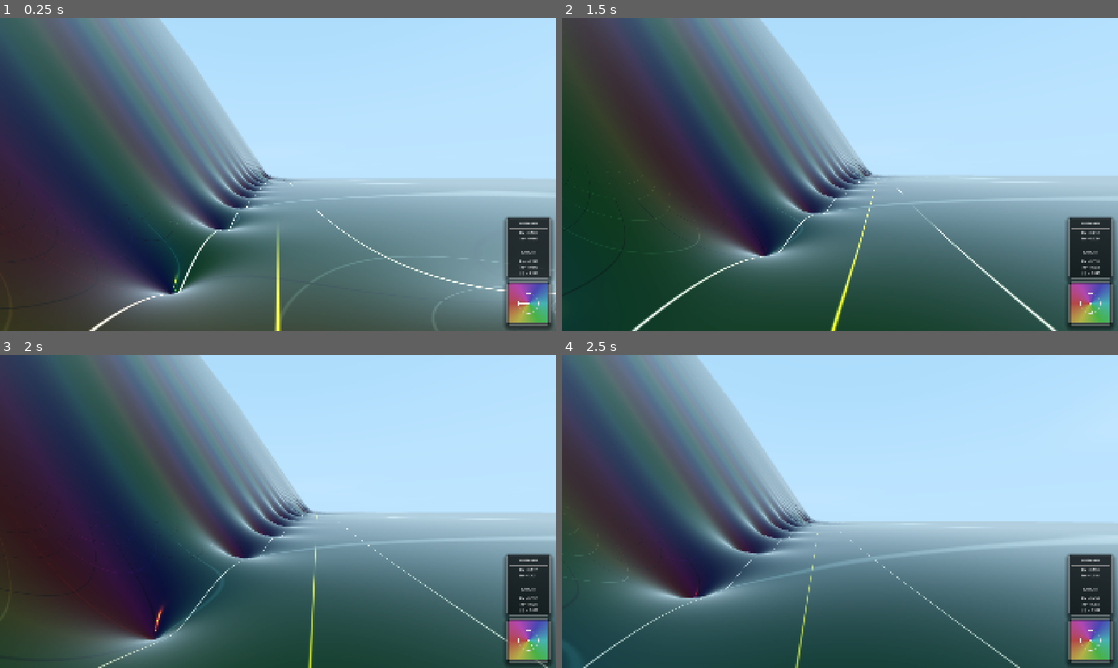
Above: before the commit, frames 1-4 (two rows, left to right).
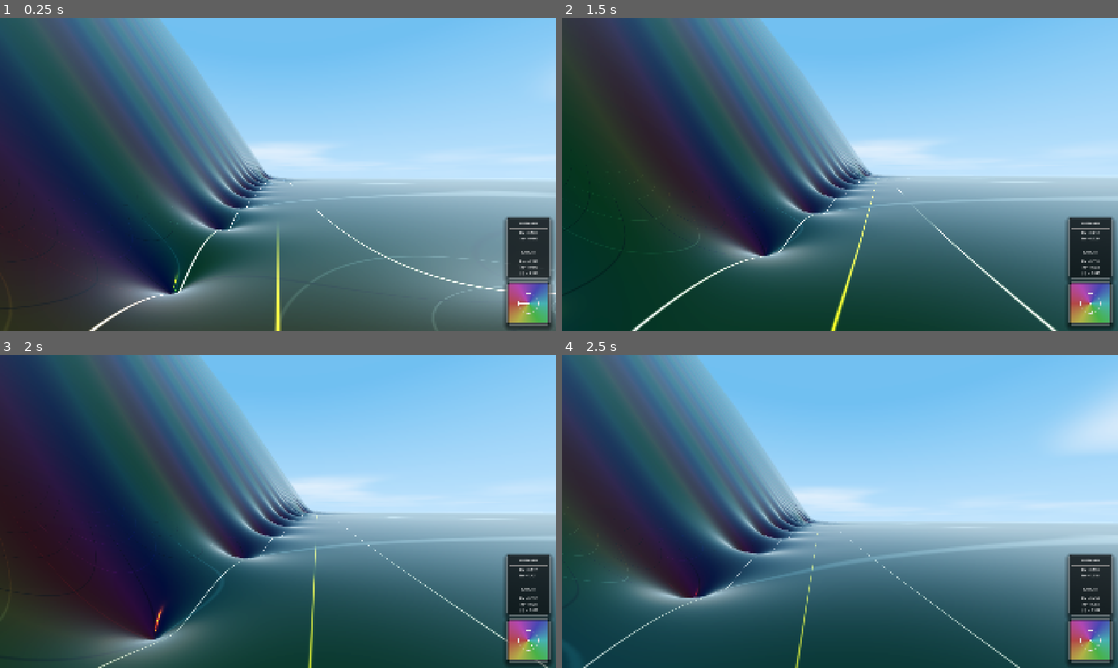
Above: after the commit, the same moments.

Repository: allanino/complex-functions-explorer
Game: Godot game, scene res://scenes/main.tscn
Two runs of this game, one before a commit and one after it. Both use one fixed random seed, a clock stepped at 60 frames per second and the inputs below.
Inputs (mouse positions are in pixels of both pictures, inside the frame that each line leads up to):
- Up to frame 1 (0.25 s): no input
- Up to frame 2 (1.5 s): tap Enter at 0.5 s; move the mouse to (867, 174) at 0.52 s; hold W (move_forward) from 0.53 s (still down); tap G at 0.6 s; tap Space at 0.77 s; move the mouse to (812, 174) at 1.27 s; tap N at 1.35 s
- Up to frame 3 (2 s): keep holding W (move_forward); tap Space at 1.52 s
- Up to frame 4 (2.5 s): keep holding W (move_forward); move the mouse to (851, 505) at 2.02 s; tap C at 2.1 s

The runs differ from the first frame. In frame 1, 28% of the frame differs, in the area x 10-100%, y 0-64%; in frame 2, 25%; in frame 3, 25%; in frame 4, 30%, in the area x 1-100%, y 0-65%.

Commit message:
Initial improvement

Diff:
--- a/shaders/sky.gdshader
+++ b/shaders/sky.gdshader
@@ -3,7 +3,6 @@
 uniform vec3 sky_color : source_color = vec3(0.3, 0.6, 0.9);
 uniform vec3 horizon_color : source_color = vec3(0.6, 0.8, 1.0);
 uniform vec3 cloud_color : source_color = vec3(1.0, 1.0, 1.0);
-uniform vec3 atmosphere_color;
 uniform float golden_hour_factor = 0.0;
 uniform float night_factor = 0.0;
 
@@ -180,19 +179,44 @@
     // Haze
     //----------------
 
-    // Exponential haze near horizon to match terrain
+    // Stronger near horizon
     float horizon = 1.0 - clamp(EYEDIR.y, 0.0, 1.0);
-    float haze_amount = 1.0 - exp(-horizon * 3.0);
-
-    // Subtle sun scattering
+
+    // Exponential falloff feels more natural
+    float haze_amount = 1.0 - exp(-horizon * 4.0);
+
+    // Slightly stronger near sun
     float sun_haze = 0.0;
+
     if (LIGHT0_ENABLED) {
         float sun_dot = max(dot(EYEDIR, LIGHT0_DIRECTION), 0.0);
-        sun_haze = pow(sun_dot, 4.0) * 0.2 * (1.0 - night_factor);
-    }
-
-    cloud_final_color = mix(cloud_final_color, atmosphere_color, haze_amount);
-    cloud_final_color += LIGHT0_COLOR * sun_haze;
+
+        // Wide forward scattering
+        sun_haze = pow(sun_dot, 3.0);
+    }
+
+    // Atmospheric color
+    vec3 haze_color = mix(
+        vec3(0.55, 0.65, 0.8), // bluish daytime haze
+        LIGHT0_COLOR * vec3(1.0, 0.7, 0.4), // warm sunset haze
+        golden_hour_factor
+    );
+
+    // Add subtle sun scattering
+    haze_color += LIGHT0_COLOR * sun_haze * 0.2;
+
+    // Final intensity (decrease with night)
+    float night_haze_factor = 1.0 - smoothstep(0.05, 1.0, night_factor);
+    float final_haze =
+        (haze_amount * 0.1 +
+        sun_haze * 0.08)
+        * night_haze_factor;
+
+    cloud_final_color = mix(
+        cloud_final_color,
+        haze_color,
+        clamp(final_haze, 0.0, 1.0)
+    );
 
     COLOR = cloud_final_color;
 }
--- a/shaders/terrain.gdshader
+++ b/shaders/terrain.gdshader
@@ -14,7 +14,7 @@
 
 uniform vec3 atmosphere_color;
 uniform float atmosphere_density = 0.00012;
-uniform float atmosphere_desaturation = 0.4;
+uniform float atmosphere_desaturation = 0.8;
 uniform float atmosphere_height_falloff = 0.015;
 
 // Helper function to convert HSV to RGB
@@ -226,8 +226,8 @@
     // if we don't have it, we could pass it or use (INV_VIEW_MATRIX * vec4(0.0, 0.0, 0.0, 1.0)).xyz
     vec3 cam_pos = (INV_VIEW_MATRIX * vec4(0.0, 0.0, 0.0, 1.0)).xyz;
     float dist = distance(cam_pos, world_pos);
-    float haze = 1.0 - exp(-dist * atmosphere_density);
-    haze = pow(haze, 1.5);
+    float haze = 1.0 - exp(-dist * atmosphere_density * 100.0);
+    haze = pow(haze, 10.0);
 
     float height_factor = exp(-world_pos.y * atmosphere_height_falloff);
     haze *= height_factor;
